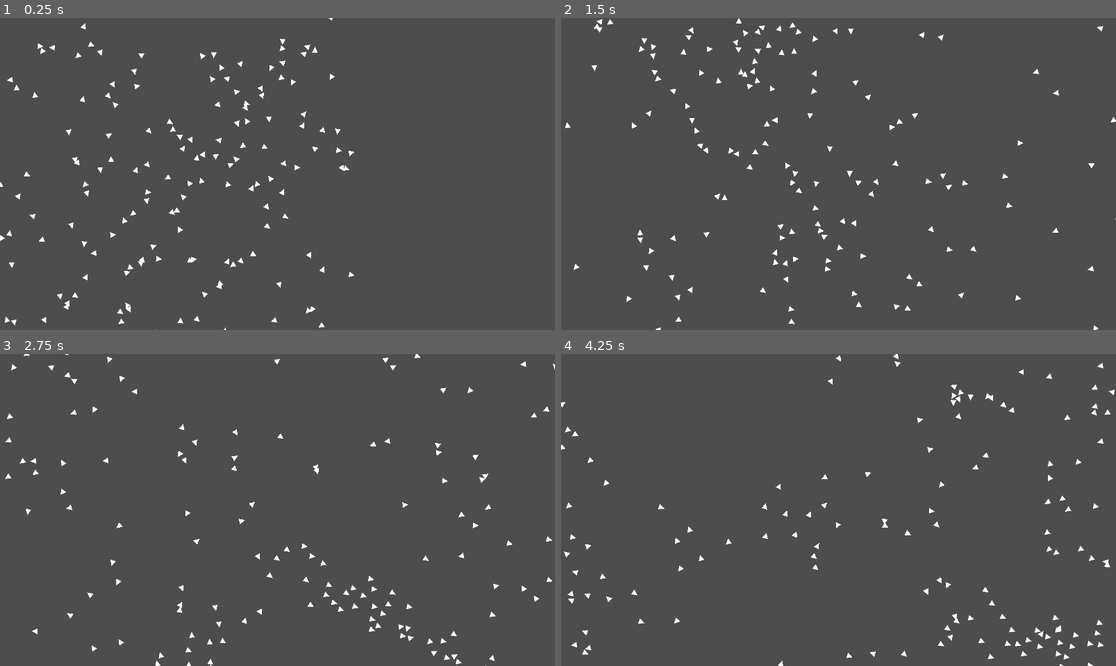
Above: before the commit, frames 1-4 (two rows, left to right).
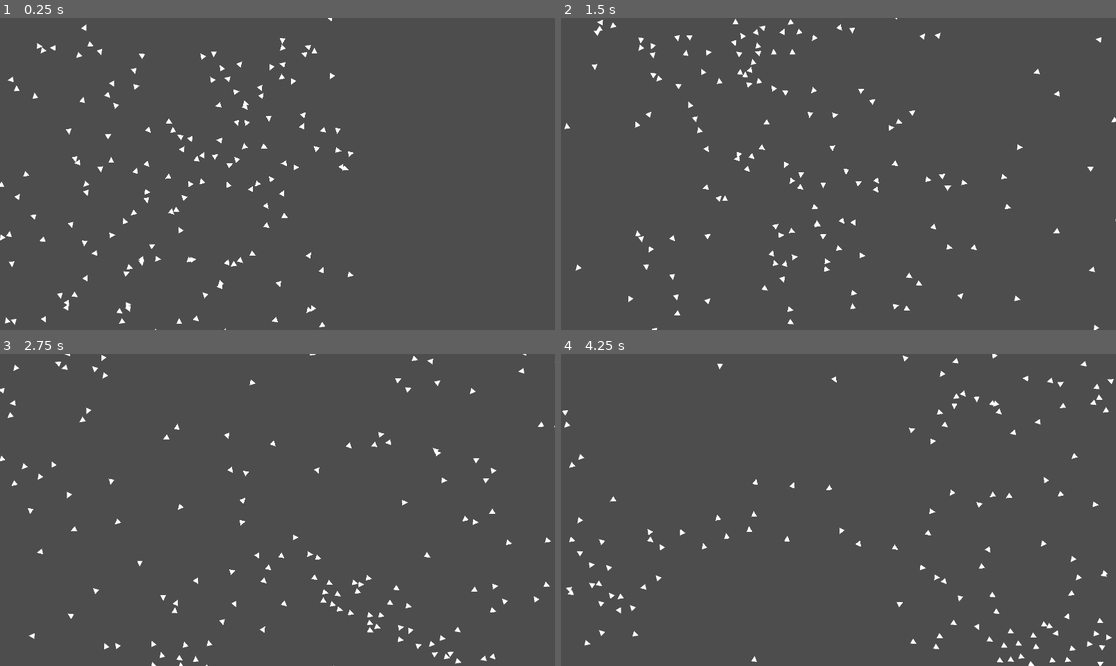
Above: after the commit, the same moments.

Repository: Sub1111/boids
Game: Godot game, scene res://2d/main_2d.tscn
Same seed, same stepped clock (60 frames per second), same inputs: the game is played once before the commit and once after it.
Inputs:
- Up to frame 1 (0.25 s): no input
- Up to frame 2 (1.5 s): no input
- Up to frame 3 (2.75 s): no input
- Up to frame 4 (4.25 s): no input

The runs differ from the first frame. In frame 1, 1.1% of the frame differs, in the area x 0-64%, y 0-100%; in frame 2, 1.9%; in frame 3, 2.4%; in frame 4, 2.7%, in the area x 0-100%, y 0-100%.

Commit message:
Speed changing
Changed start speed to avg between max and min speeds, and changed forward acceleration barier from max speed to avg between max and min speeds

Diff:
--- a/2d/fish_2d.gd
+++ b/2d/fish_2d.gd
@@ -20,7 +20,7 @@
 # Called when the node enters the scene tree for the first time.
 func _ready() -> void:
 	detector = get_child(2)
-	velocity = max_speed * Vector2(cos(rotation), sin(rotation))
+	velocity = (max_speed + min_speed) / 2. * Vector2(cos(rotation), sin(rotation))
 
 
 # Called every frame. 'delta' is the elapsed time since the previous frame.
@@ -40,7 +40,7 @@
 	velocity += acceleration
 	var speed: float = velocity.length()
 	var dir: Vector2 = velocity / speed
-	if speed < max_speed:
+	if speed < (max_speed + min_speed) / 2.:
 		speed += forward_acceleration * delta
 	speed = clamp(speed, min_speed, max_speed)
 	velocity = dir * speed
